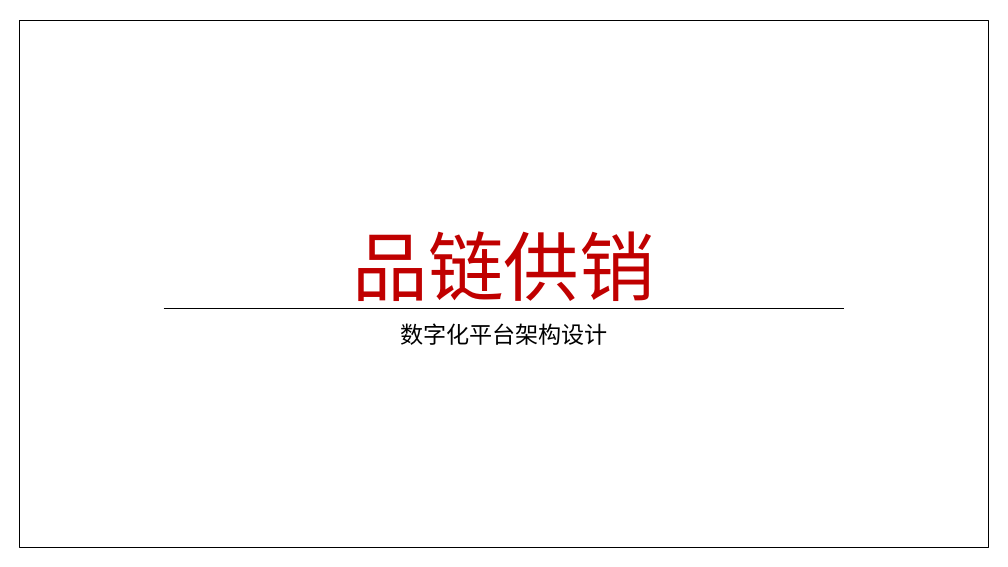
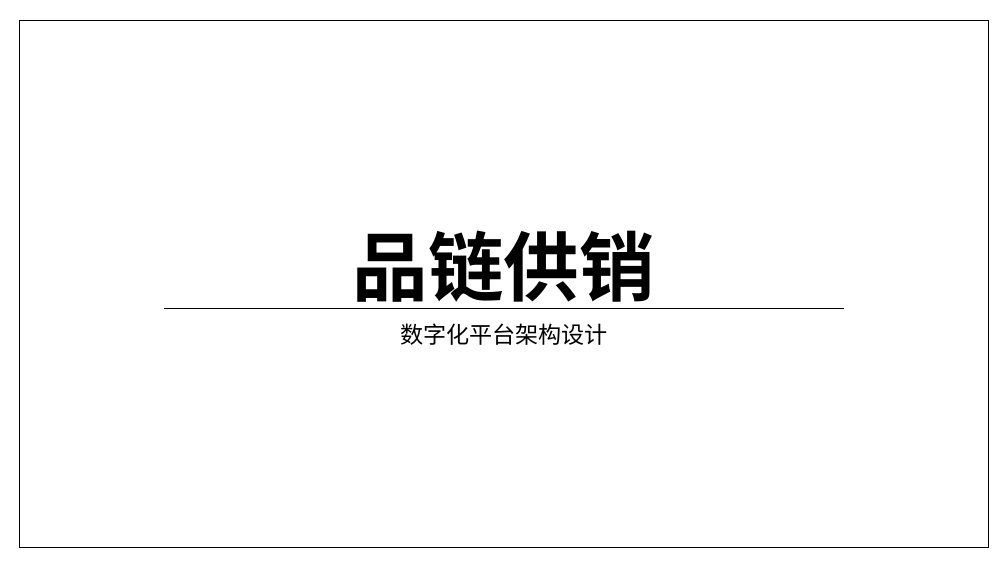
Before and after one commit to jzgi/chainsmart, a slide deck: slide 1 of Docs/品链供销.pptx. Drawn at 1008x567 pixels with LibreOffice and Linux fonts; fonts in the diff are those of the drawing. Boxes give left, top, right and bottom in pixels: in the first picture for what was removed or moved away, otherwise in the second. Text is boxed around its words. In the diff, an @@ line names an element or a change of style, - is before the commit and + after.

```diff
--- a/Docs/品链供销.pptx
+++ b/Docs/品链供销.pptx
@@ title "品链供销" at [353, 230, 655, 309]: font Noto Sans CJK SC to Calibri, text colour #C00000 to #000000, bold on @@
```
Also in this commit, not shown: 1 other slide changed, 1 slide added, 1 slide removed, 25 other files.
